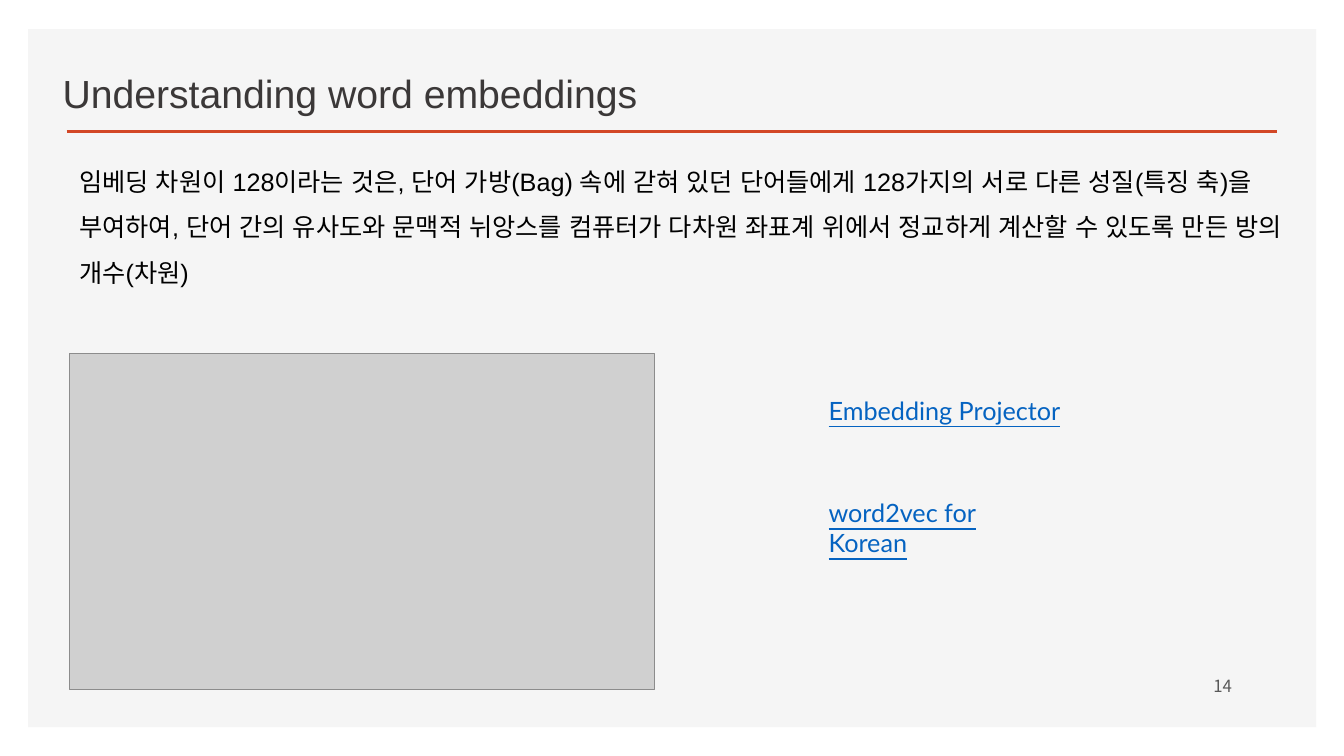
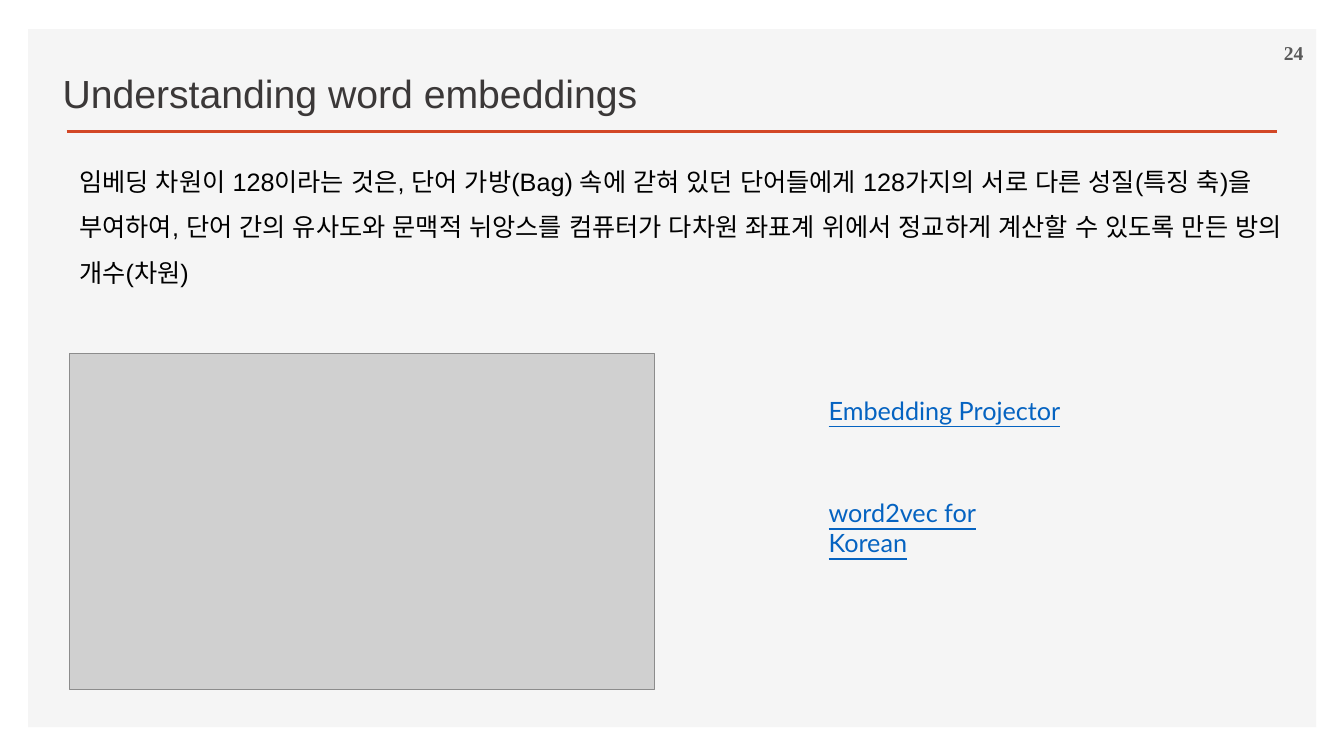
Before and after one commit to ancestor9/2026_Fall_Deep-Learning-with-Python, a slide deck: slide 24 of Chapter 14 Text classification.pptx (slide 14 before the commit). Drawn at 1344x756 pixels with LibreOffice and Linux fonts; fonts in the diff are those of the drawing; grey boxes stand for pictures; background and template pictures are left out. Boxes give left, top, right and bottom in pixels: in the first picture for what was removed or moved away, otherwise in the second. Text is boxed around its words. In the diff, an @@ line names an element or a change of style, - is before the commit and + after.

```diff
--- a/Chapter 14 Text classification.pptx
+++ b/Chapter 14 Text classification.pptx
@@ page number added at box(1284, 47, 1304, 60), 14 pt, text #595959, bold @@
+24
@@ page number removed at box(1213, 679, 1232, 692) @@
-14
```
Also in this commit, not shown: 13 other slides changed, 10 slides added.
